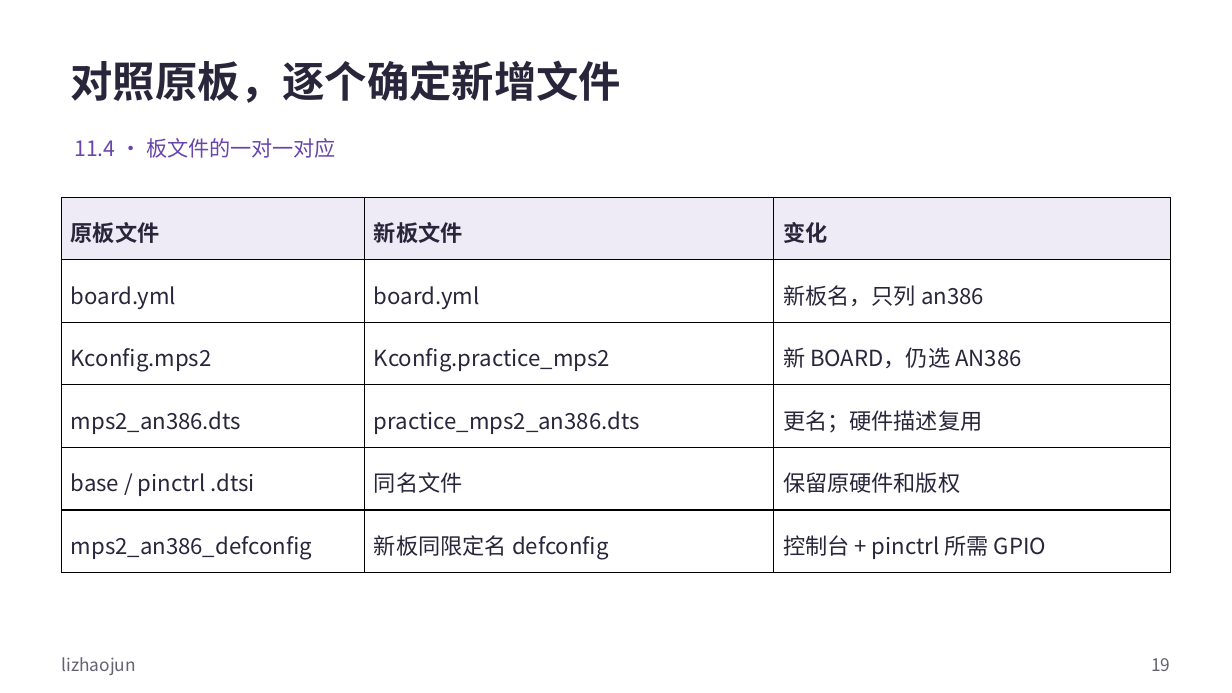
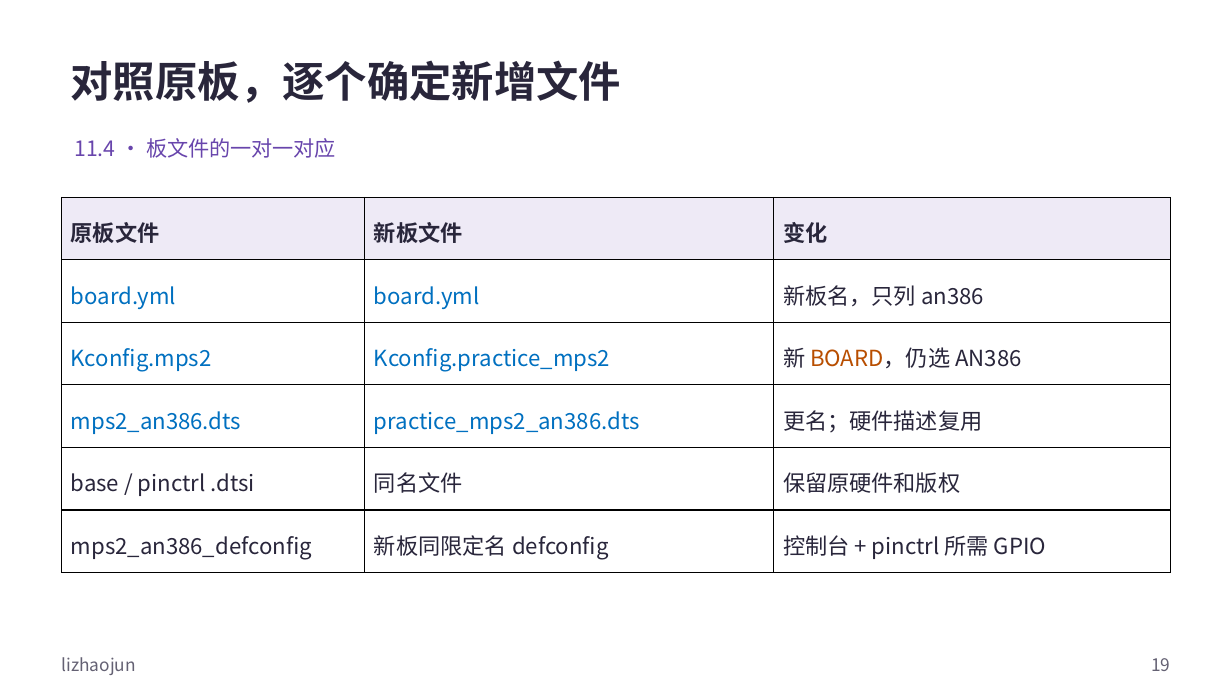
Before and after one commit to FormingSystem/zephyr_hc32f4a0, a slide deck: slide 19 of learning/P01_zephyr_make_project/slides/P011_编译示例与新增开发板_Windows.pptx. Drawn at 1232x693 pixels with LibreOffice and Linux fonts; fonts in the diff are those of the drawing. Boxes give left, top, right and bottom in pixels: in the first picture for what was removed or moved away, otherwise in the second. Text is boxed around its words. In the diff, an @@ line names an element or a change of style, - is before the commit and + after.

```diff
--- a/learning/P01_zephyr_make_project/slides/P011_编译示例与新增开发板_Windows.pptx
+++ b/learning/P01_zephyr_make_project/slides/P011_编译示例与新增开发板_Windows.pptx
@@ table at <box>62,198,1171,573</box> @@
@@ text colour #29263B to #0070C0 in "board.yml", "board.yml", "Kconfig.mps2", "Kconfig.practice_mps2" and 2 more places @@
@@ text colour #29263B to #B84E00 in "BOARD，仍选" @@
```
Also in this commit, not shown: 47 other slides changed, 49 other files.
